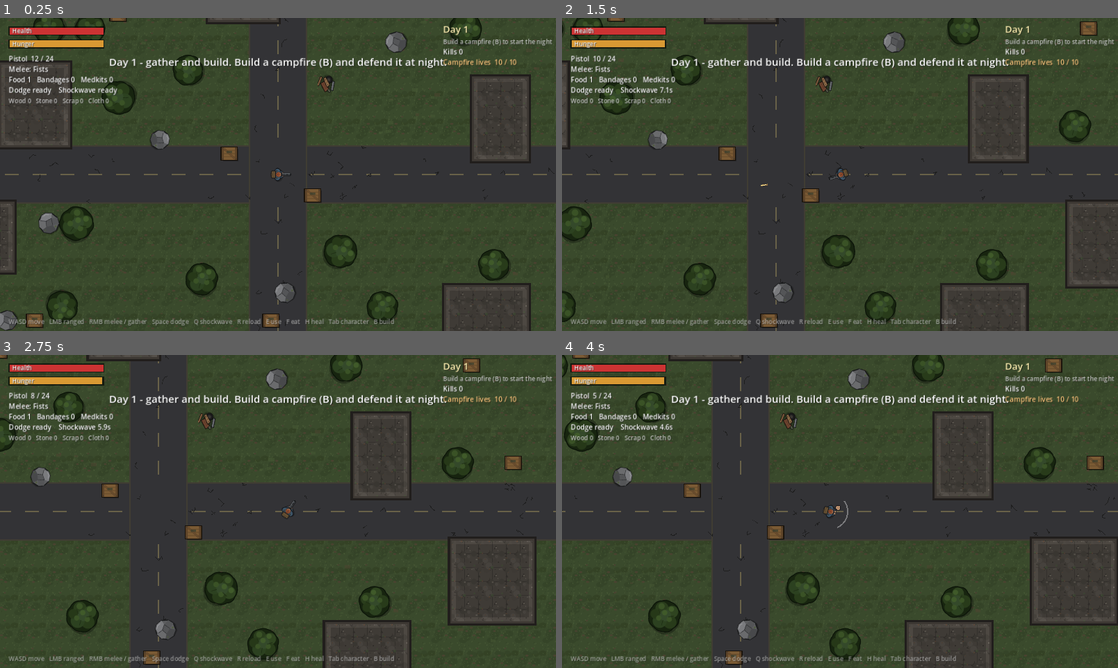
Above: before the commit, frames 1-4 (two rows, left to right).
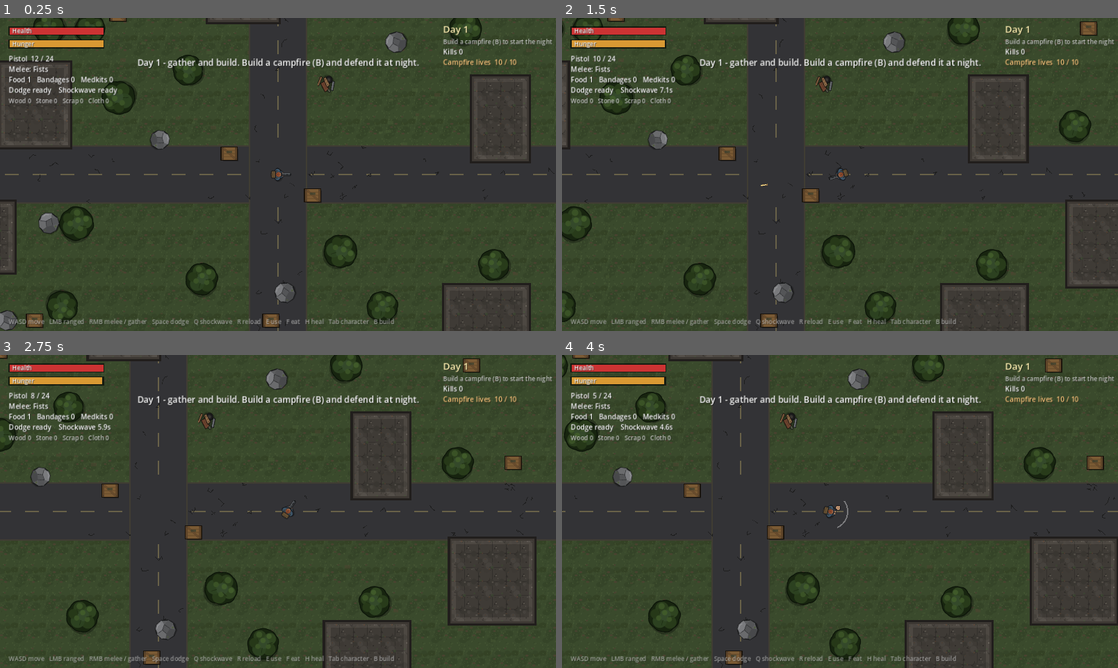
Above: after the commit, the same moments.

Repository: CptSyphilis/nightfall-
Game: Godot game, scene res://scenes/main.tscn
The game is run twice, just before and just after one commit, with the same random seed, the same clock (stepped at 60 frames per second) and the same inputs.
Inputs (mouse positions are in pixels of both pictures, inside the frame that each line leads up to):
- Up to frame 1 (0.25 s): no input
- Up to frame 2 (1.5 s): tap Enter (restart) at 0.5 s; move the mouse to (962, 158) at 0.52 s; hold D (move_right) 0.53-1.25 s; tap Q (ability) at 0.6 s; click (962, 158) at 0.67 s; drag from (728, 190) to (812, 237) at 1.27 s
- Up to frame 3 (2.75 s): move the mouse to (333, 442) at 2.02 s; hold D (move_right) from 2.03 s (still down); hold Mouse wheel down (build_next) from 2.03 s (still down)
- Up to frame 4 (4 s): release D (move_right) at 2.75 s; release Mouse wheel down (build_next) at 2.75 s; drag from (812, 574) to (673, 464) at 2.77 s; tap Enter (restart) at 3.5 s; move the mouse to (1006, 558) at 3.52 s; hold A (move_left) from 3.53 s (still down); hold Right mouse button (demolish) from 3.53 s (still down)

The runs differ from the first frame. In frame 1, 1.0% of the frame differs, in the area x 19-81%, y 12-17%; in frame 2, 1.0%; in frame 3, 1.0%; in frame 4, 1.0%.

Commit message:
Smaller top message so it does not overlap the corner text
Co-Authored-By: Claude Opus 5.5 <noreply@anthropic.com>
Claude-Session: https://claude.ai/code/session_01FvTJ6EUBo62FQH8mU8exuh

Diff:
--- a/scripts/hud.gd
+++ b/scripts/hud.gd
@@ -90,7 +90,7 @@
 	# Big message at the top.
 	if _message_time > 0.0:
 		var a := clampf(_message_time, 0.0, 1.0)
-		_text_centered(110, _message, 24, Color(1, 1, 1, a))
+		_text_centered(110, _message, 20, Color(1, 1, 1, a))   # smaller so it never runs into the corner text
 
 	if game.show_input_debug:
 		_draw_input_debug(p)
